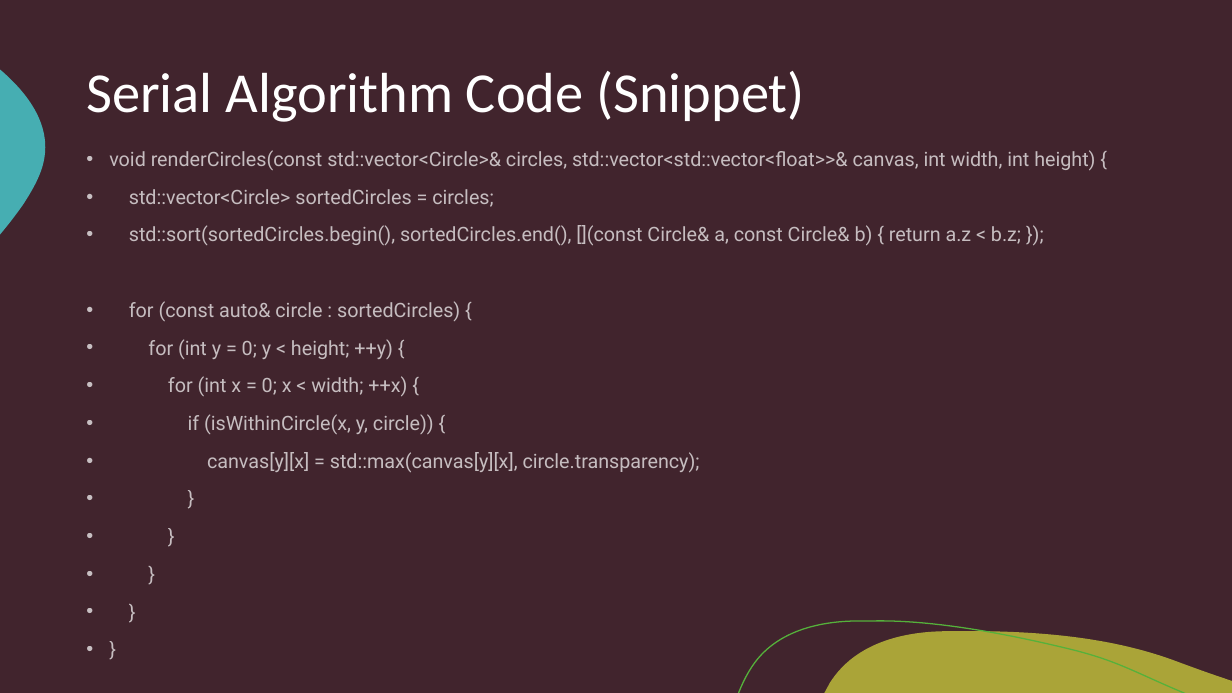
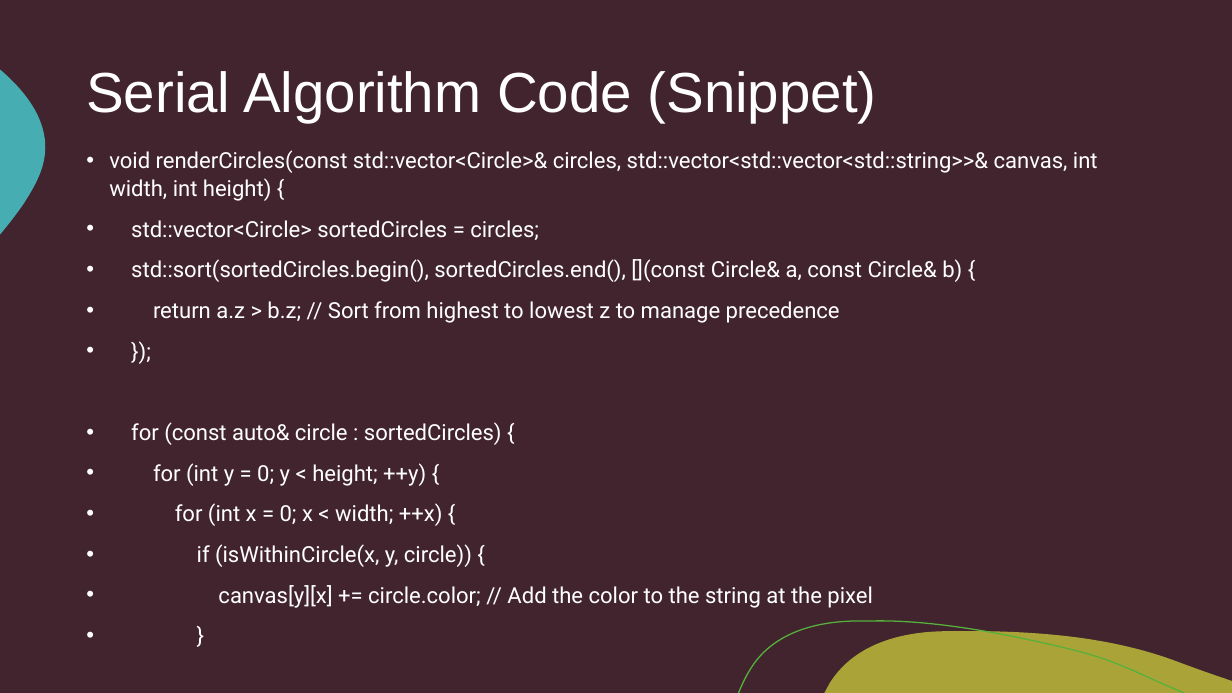
Before and after one commit to R-Marconi01/Renderer, a slide deck: slide 4 of Renderer.pptx (slide 5 before the commit). Drawn at 1232x693 pixels with LibreOffice and Linux fonts; fonts in the diff are those of the drawing. Boxes give left, top, right and bottom in pixels: in the first picture for what was removed or moved away, otherwise in the second. Text is boxed around its words. In the diff, an @@ line names an element or a change of style, - is before the commit and + after.

```diff
--- a/Renderer.pptx
+++ b/Renderer.pptx
@@ title "Serial Algorithm Code (Snippet)" at <box>86,71,877,122</box>: font Calibri to Arial @@
@@ text at <box>109,150,1098,608</box>: paragraphs removed @@
-• }
-• }
-• }
-• }
@@ text at <box>109,150,1098,201</box>: text changed; size 15.4 to 17.2 pt; text colour #FFFFFF at 70% opacity to #FFFFFF @@
-• void renderCircles(const std::vector<Circle>& circles, std::vector<std::vector<float>>& canvas, int width, int height) {
+• void renderCircles(const std::vector<Circle>& circles, std::vector<std::vector<std::string>>& canvas, int width, int height) {
@@ text at <box>131,220,539,567</box>: size 15.4 to 17.2 pt, text colour #FFFFFF at 70% opacity to #FFFFFF in "std::vector<Circle> sortedCircles = circles;", "for (const auto& circle : sortedCircles) {", "for (int y = 0; y < ...", "for (int x = 0; x < ..." and 2 more places; indent changed @@
@@ text at <box>131,259,962,323</box>: text changed; size 15.4 to 17.2 pt; text colour #FFFFFF at 70% opacity to #FFFFFF @@
-• std::sort(sortedCircles.begin(), sortedCircles.end(), [](const Circle& a, const Circle& b) { return a.z < b.z; });
+• std::sort(sortedCircles.begin(), sortedCircles.end(), [](const Circle& a, const Circle& b) {
+• return a.z > b.z; // Sort from highest to lowest z to manage precedence
+• });
@@ text at <box>218,585,872,608</box>: text changed; size 15.4 to 17.2 pt; text colour #FFFFFF at 70% opacity to #FFFFFF @@
-• canvas[y][x] = std::max(canvas[y][x], circle.transparency);
+• canvas[y][x] += circle.color; // Add the color to the string at the pixel
```
Also in this commit, not shown: 7 other slides changed, 1 slide added, 2 slides removed, 1 other file.
